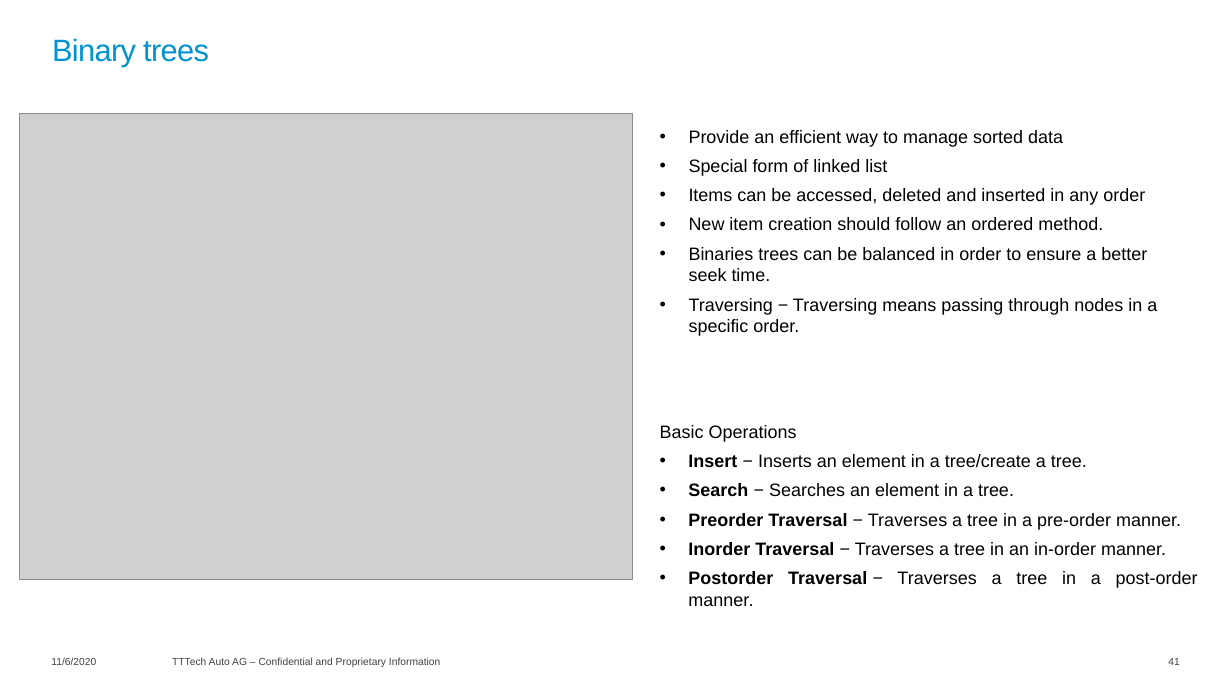
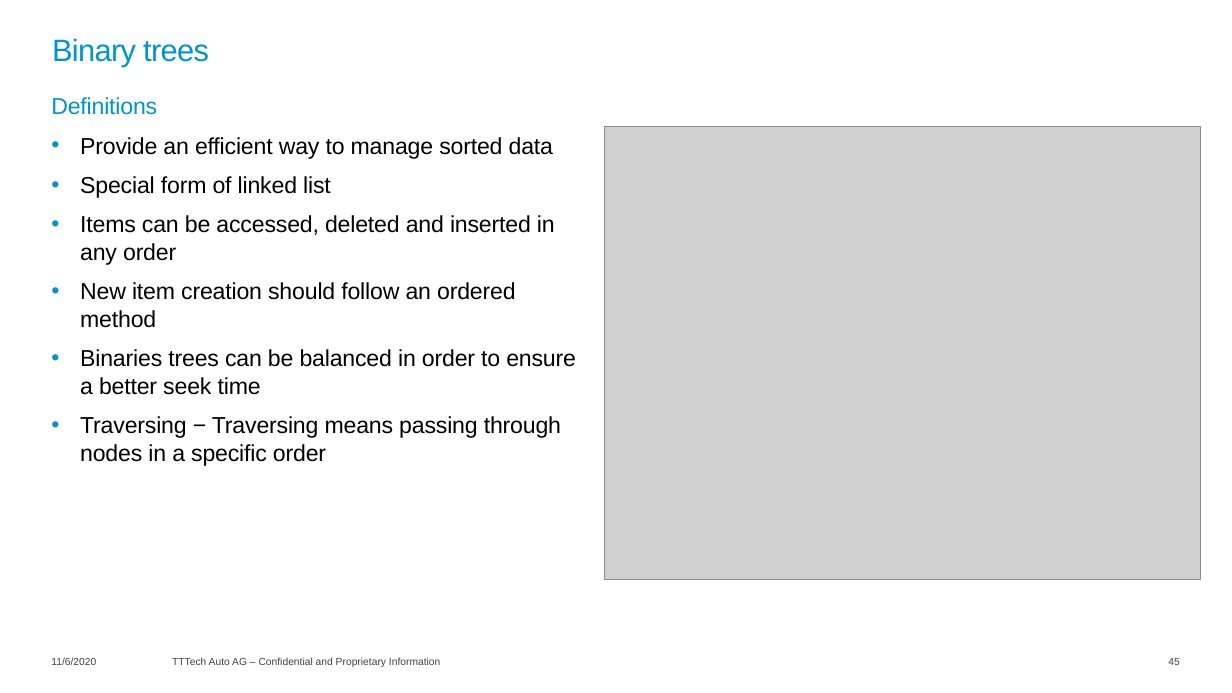
Before and after one commit to lucianotttech/C_Training, a slide deck: slide 45 of 01-Theory material/C_Training.pptx (slide 41 before the commit). Drawn at 1232x693 pixels with LibreOffice and Linux fonts; fonts in the diff are those of the drawing; grey boxes stand for pictures; background and template pictures are left out. Boxes give left, top, right and bottom in pixels: in the first picture for what was removed or moved away, otherwise in the second. Text is boxed around its words. In the diff, an @@ line names an element or a change of style, - is before the commit and + after.

Commit message:
Format the slides, improve example 17, and add new code files contained in the slides

```diff
--- a/01-Theory material/C_Training.pptx
+++ b/01-Theory material/C_Training.pptx
@@ text at [51,97,157,115]: paragraph added @@
+Definitions
@@ text "Definitions": place and size @@
-text "Definitions" at [689,130,1157,336]
+text "Definitions" at [51,97,576,466]
@@ text at [80,137,555,265]: size 14 to 18 pt, letter spacing 0 to -0.1 pt in "Provide an efficient way to manage sorted ...", "Special form of linked list", "Items can be accessed, deleted and inserted ..."; more space between paragraphs @@
@@ picture: place and size @@
-picture at [19,114,633,579]
+picture at [604,127,1201,579]
@@ text at [80,282,576,466]: text changed; size 14 to 18 pt @@
-• New item creation should follow an ordered method.
-• Binaries trees can be balanced in order to ensure a better seek time.
-• Traversing − Traversing means passing through nodes in a specific order.
+• New item creation should follow an ordered method
+• Binaries trees can be balanced in order to ensure a better seek time
+• Traversing − Traversing means passing through nodes in a specific order
@@ text removed at [660,425,1198,588] @@
-Basic Operations
-• Insert − Inserts an element in a tree/create a tree.
-• Search − Searches an element in a tree.
-• Preorder Traversal − Traverses a tree in a pre-order manner.
-• Inorder Traversal − Traverses a tree in an in-order manner.
-• Postorder Traversal − Traverses a tree in a post-order manner.
@@ page number at [1168,658,1179,665]: text changed @@
-41
+45
```
Also in this commit, not shown: 40 other slides changed, 5 slides added, 6 other files.
